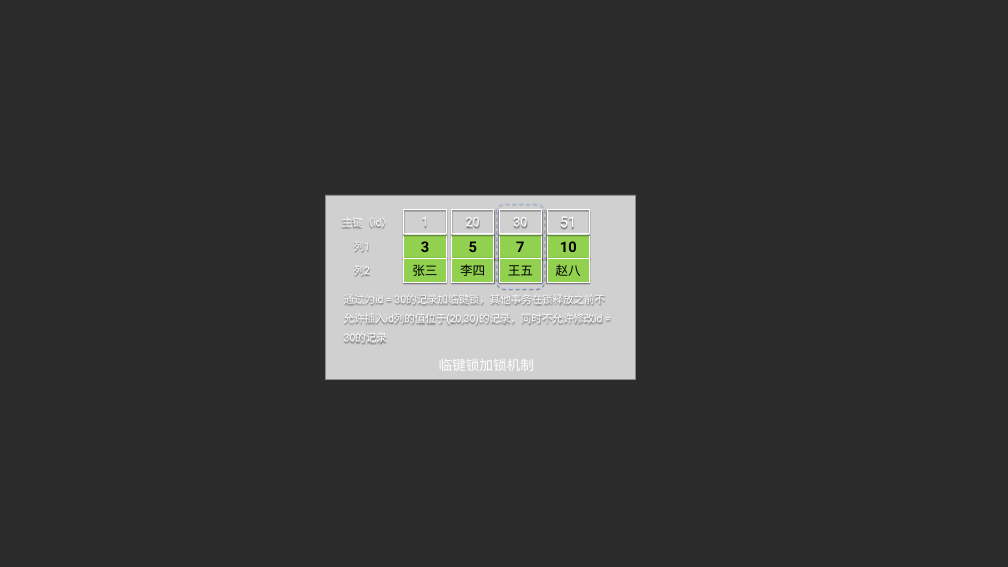
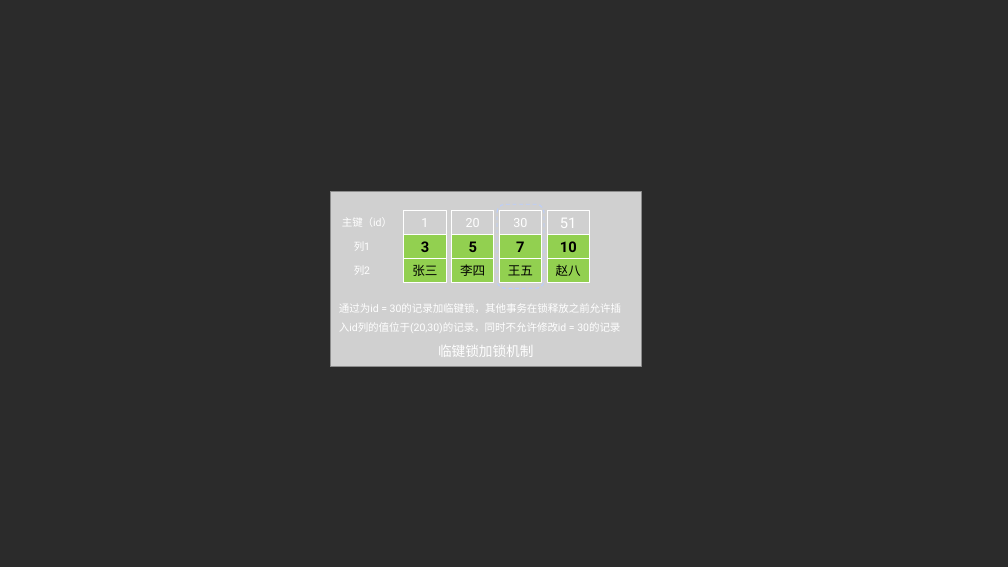
Before and after one commit to caison/java-knowledge-mind-map, a slide deck: slide 3 of 数据库/MySQL锁/配图.pptx (slide 4 before the commit). Drawn at 1008x567 pixels with LibreOffice and Linux fonts; fonts in the diff are those of the drawing; grey boxes stand for pictures; background and template pictures are left out; a plain dark background stands for a picture behind light text. Boxes give left, top, right and bottom in pixels: in the first picture for what was removed or moved away, otherwise in the second. Text is boxed around its words. In the diff, an @@ line names an element or a change of style, - is before the commit and + after.

```diff
--- a/数据库/MySQL锁/配图.pptx
+++ b/数据库/MySQL锁/配图.pptx
@@ picture: place and size @@
-picture at [325,195,634,380]
+picture at [330,191,641,367]
@@ shadow off in 13 elements at [404,234,446,258], [404,259,446,282], [404,210,446,234], [451,234,494,258], [451,259,494,282], [451,210,494,234], [500,234,542,258], [499,259,541,282], [499,210,541,234], [547,234,590,258], [547,259,590,282], [547,210,590,234], [497,204,544,288] @@
@@ text at [339,304,622,331]: text changed @@
-通过为id = 30的记录加临键锁，其他事务在锁释放之前不允许插入id列的值位于(20,30)的记录，同时不允许修改id = 30的记录
+通过为id = 30的记录加临键锁，其他事务在锁释放之前允许插入id列的值位于(20,30)的记录，同时不允许修改id = 30的记录
@@ text "临键锁加锁机制" rewrapped from [358,351,615,379] to [438,345,533,357] @@
```
Also in this commit, not shown: 3 other slides changed, 1 slide added, 4 other files.
